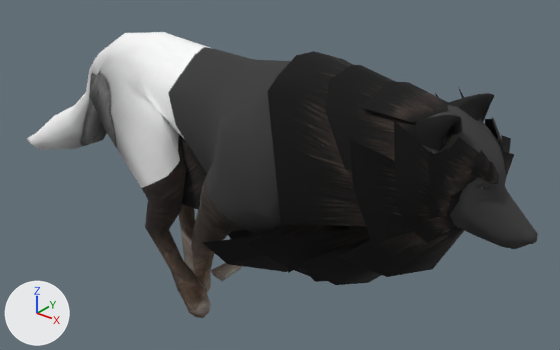
The OBJ model models/wolfrunning/wolf_running_000007.obj, before and after one commit.
Camera for both pictures: a camera (50 mm lens) standing at (0.725, -0.756, 0.795) and looking at (0.065, 0.068, 0.284). Every picture has the same lights, and +X, +Y and +Z are marked at lower left. Where no turn or scale is listed for an object, it has been applied to the vertices. Vertices at the same position are counted once.

In view in the first picture: 'Wolf1_Material__wolf_col_tga_0', 'Wolf2_fur__fella3_jpg_001_0_Wolf2_fur__fella3_jpg_001_0.001'.
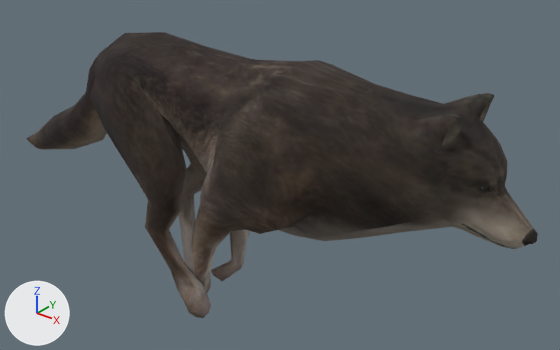
Pixel boxes [x1, y1, x2, y2] of what changed, in the pictures (560 x 350 px):
'Wolf2_fur__fella3_jpg_001_0_Wolf2_fur__fella3_jpg_001_0.001', deleted (black)
    before: [177, 51, 514, 285]
part 1 of me_wolf1_material__wolf_col_tga_0, surface changed
    both: [26, 32, 538, 318]

What changed in the scene script:
```text
Change me_wolf1_material__wolf_col_tga_0:
    where me_wolf1_material__wolf_col_tga_0.from_pydata(...)  # 892 vertices, 1772 faces; spans x -0.502..0.483, y -0.102..0.1, z 0.049..0.494
    used by ob_wolf1_material__wolf_col_tga_0; location = (0.0, 0.0, 0.0)
    me_wolf1_material__wolf_col_tga_0 part 1: texture (UV) coordinates of 1772 of 1772 faces, centred in x -0.474..0.482, y -0.099..0.098, z 0.052..0.493, changed; they spanned u 0.02..0.98, v 0.01..0.98 and now span u 0.02..0.98, v 0.5..0.99
Remove ob_wolf2_fur__fella3_jpg_001_0_wolf2_fur__fella3_jpg_001_0_001:
    ob_wolf2_fur__fella3_jpg_001_0_wolf2_fur__fella3_jpg_001_0_001 = bpy.data.objects.new('Wolf2_fur__fella3_jpg_001_0_Wolf2_fur__fella3_jpg_001_0.001', me_wolf2_fur__fella3_jpg_001_0_wolf2_fur__fella3_jpg_001_0_001)
    ob_wolf2_fur__fella3_jpg_001_0_wolf2_fur__fella3_jpg_001_0_001.location = (0.0, 0.0, 0.0)
```
